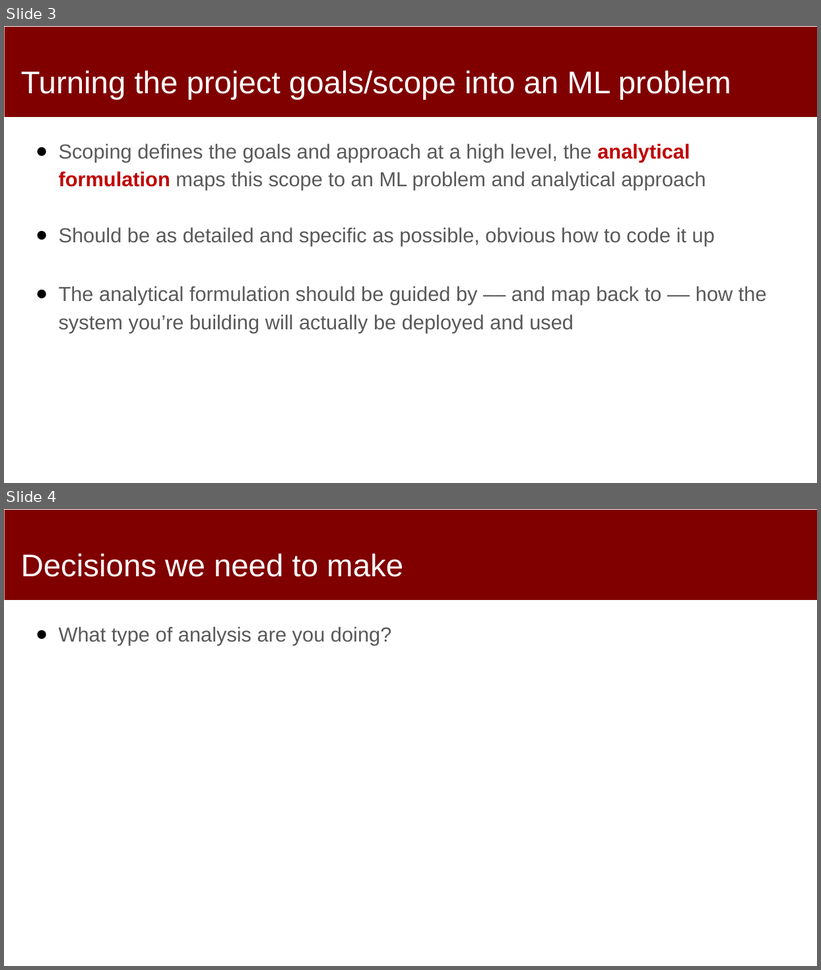
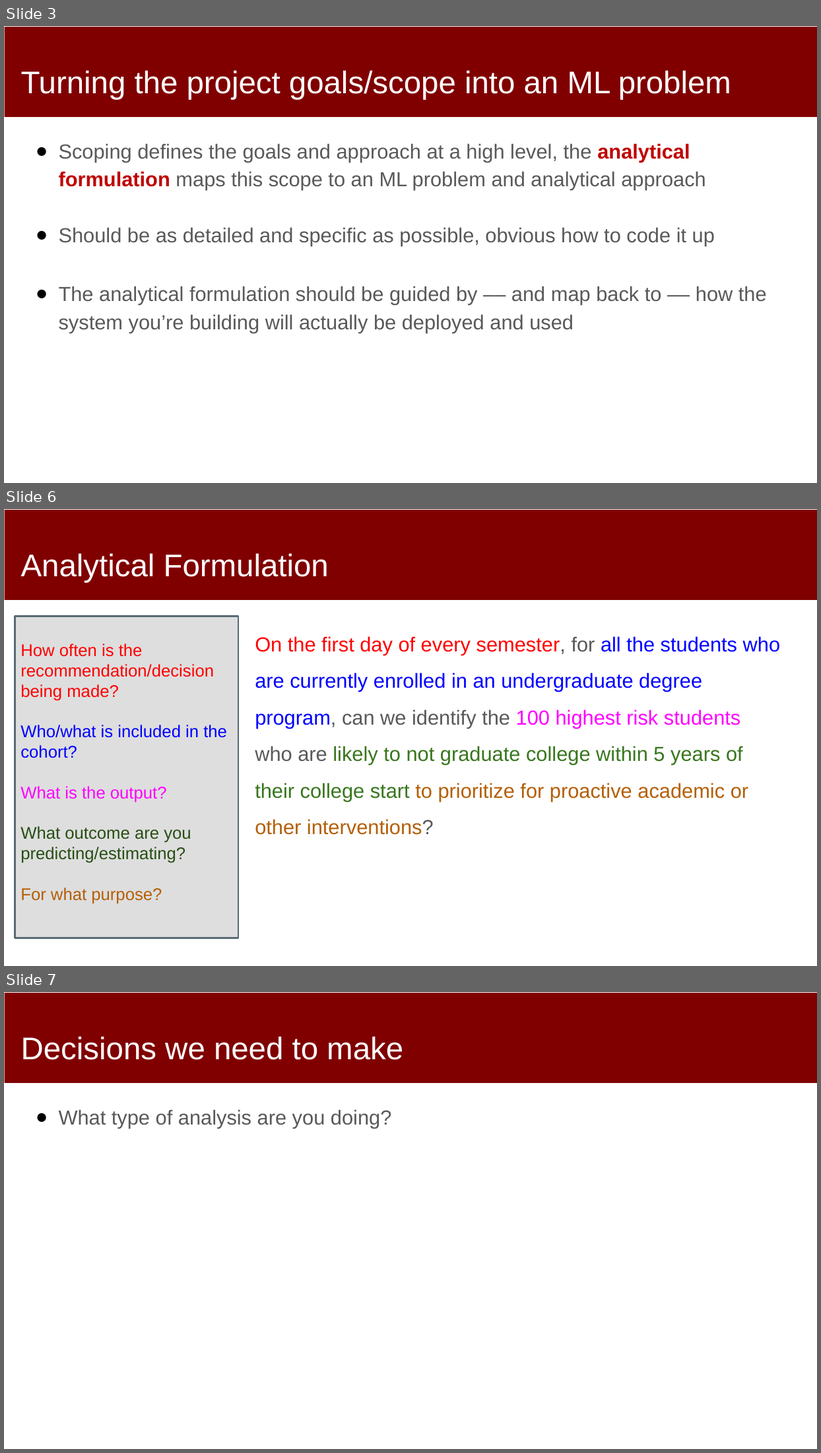
Before and after one commit to dssg/mlforpublicpolicylab, a slide deck: Lectures/07-formulation-and-baselines.pptx. Shown one above the other, each under a label of ours: slides 3 and 4 before the commit, slides 3, 6 and 7 after it; the slides between them are not shown. The pictures are 821x970 and 821x1453 pixels, drawn with LibreOffice and Linux fonts; fonts in the diff are those of the drawing. Boxes give left, top, right and bottom in pixels: in the first picture for what was removed or moved away, otherwise in the second. Text is boxed around its words. In the diff, an @@ line names an element or a change of style, - is before the commit and + after.

Commit message:
formulation slides

```diff
--- a/Lectures/07-formulation-and-baselines.pptx
+++ b/Lectures/07-formulation-and-baselines.pptx
@@ slide 6 added at bbox=[4, 509, 817, 966], background #FFFFFF; not listed: 1 template element that a slide beside it also shows @@
@@ title added at bbox=[21, 553, 329, 582], 37 pt, text #FFFFFF @@
+Analytical Formulation
@@ rectangle added at bbox=[15, 617, 239, 939], fill #DEDEDE, outline #596B73 2 pt, 20 pt, text #FF0000 @@
+How often is the recommendation/decision being made?
+Who/what is included in the cohort?
+What is the output?
+What outcome are you predicting/estimating?
+For what purpose?
@@ text added at bbox=[255, 636, 781, 835], 24 pt, text #0000FF @@
+On the first day of every semester, for all the students who are currently enrolled in an undergraduate degree program, can we identify the 100 highest risk students who are likely to not graduate college within 5 years of their college start to prioritize for proactive academic or other interventions?
@@ what was slide 4 is now slide 7 @@
```
Also in this commit, not shown: 1 slide changed, 8 other slides added, 2 slides removed.
